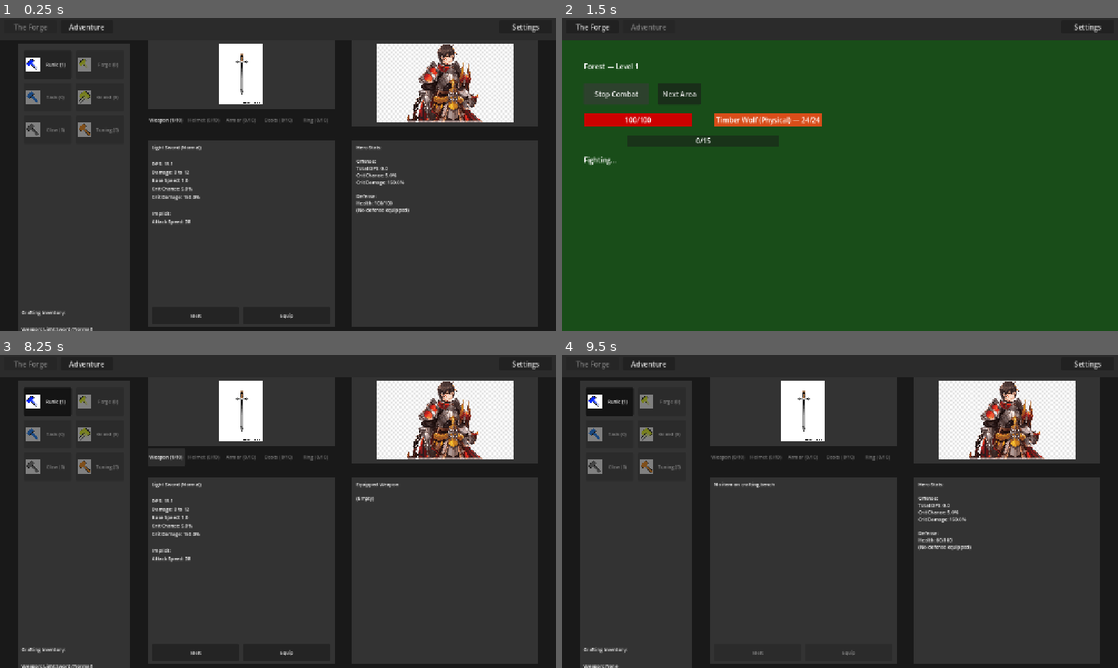
Above: before the commit, frames 1-4 (two rows, left to right).
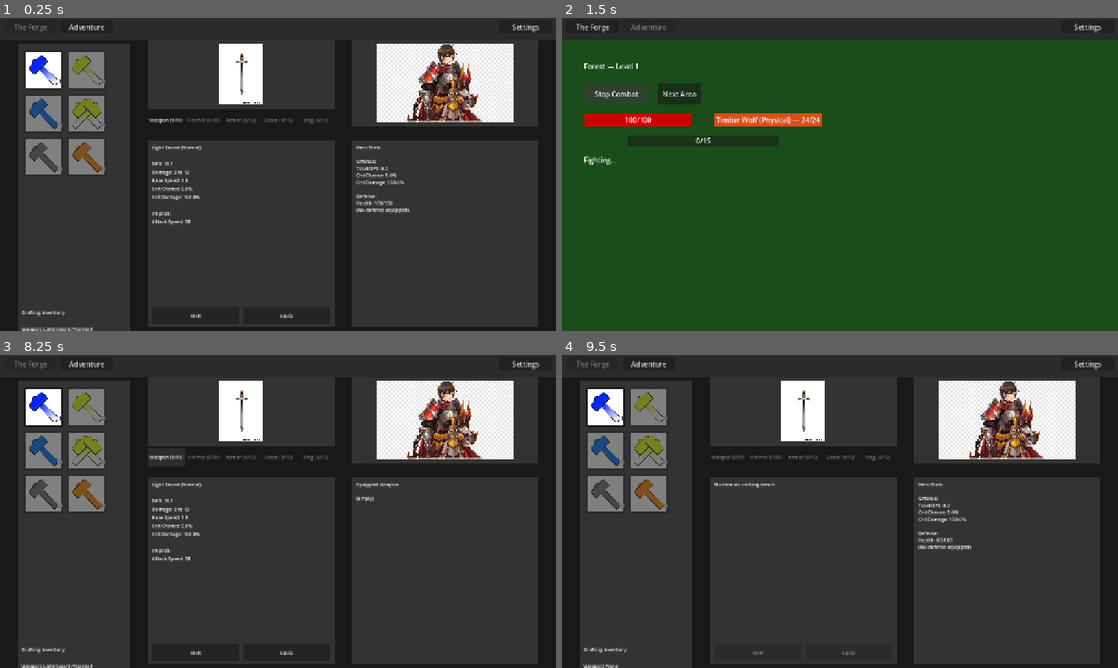
Above: after the commit, the same moments.

Repository: loginn/hammertime
Game: Godot game, scene res://scenes/main.tscn
The game is run twice, just before and just after one commit, with the same random seed, the same clock (stepped at 60 frames per second) and the same inputs.
Inputs:
- Up to frame 1 (0.25 s): no input
- Up to frame 2 (1.5 s): click "Adventure" at 0.5 s; click "Start Combat" at 1.25 s
- Up to frame 3 (8.25 s): click "Next Area" at 2 s; click "Next Area" at 2.75 s; click "The Forge" at 3.5 s; click "Adventure" at 4.25 s; click "Stop Combat" at 5 s; click "Start Combat" at 5.75 s; click "The Forge" at 6.5 s; click "Runic (1)" (after the commit: "1") at 7.25 s; click "Weapon (1/10)" at 8 s
- Up to frame 4 (9.5 s): click "Melt" at 8.75 s

The runs differ from the first frame. In frame 1, 4.1% of the frame differs, in the area x 4-22%, y 10-50%; in frame 2, nothing differs; in frame 3, 4.2%; in frame 4, 4.2%.

Commit message:
fix: icon-only hammer buttons matching wireframe design
Rework hammer sidebar to match Hero view wireframe:
- Square 90x90 icon-only buttons in 2-column grid
- Count overlay label (bottom-right, black text with white outline)
- Full hammer name + description shown on hover via tooltip
- Tag hammer buttons keep text (no icons yet)

Co-Authored-By: Claude Opus 4.6 <noreply@anthropic.com>

Diff:
--- a/scenes/forge_view.gd
+++ b/scenes/forge_view.gd
@@ -68,6 +68,21 @@
 var currently_hovered_type: String = ""
 var equip_hover_active: bool = false
 
+# Hammer tooltip descriptions (shown on hover)
+var hammer_descriptions: Dictionary = {
+	"runic": "Turns a normal item into a magic item\nwith 1-2 random mods.\nRequires: Normal rarity",
+	"forge": "Turns a normal item into a rare item\nwith 4-6 random mods.\nRequires: Normal rarity",
+	"tack": "Adds one random mod to a magic item.\nRequires: Magic rarity with room for mods",
+	"grand": "Adds one random mod to a rare item.\nRequires: Rare rarity with room for mods",
+	"claw": "Removes one random mod from an item.\nRequires: At least one mod",
+	"tuning": "Rerolls all mod values within their\ntier ranges.\nRequires: At least one mod",
+	"fire": "Turns a normal item into a rare item\nwith 4-6 random mods,\nguaranteeing at least one fire mod.\nRequires: Normal rarity, fire mods available",
+	"cold": "Turns a normal item into a rare item\nwith 4-6 random mods,\nguaranteeing at least one cold mod.\nRequires: Normal rarity, cold mods available",
+	"lightning": "Turns a normal item into a rare item\nwith 4-6 random mods,\nguaranteeing at least one lightning mod.\nRequires: Normal rarity, lightning mods available",
+	"defense": "Turns a normal item into a rare item\nwith 4-6 random mods,\nguaranteeing at least one defense mod.\nRequires: Normal rarity, defense mods available",
+	"physical": "Turns a normal item into a rare item\nwith 4-6 random mods,\nguaranteeing at least one physical mod.\nRequires: Normal rarity, physical mods available",
+}
+
 # Hammer icon textures
 var hammer_icons: Dictionary = {
 	"runic": preload("res://assets/runic_hammer.png"),
@@ -110,21 +125,6 @@
 	defense_hammer_btn.pressed.connect(_on_currency_selected.bind("defense"))
 	physical_hammer_btn.pressed.connect(_on_currency_selected.bind("physical"))
 
-	# Set hammer tooltips
-	runic_btn.tooltip_text = "Runic Hammer\nTurns a normal item into a magic item\nwith 1-2 random mods.\nRequires: Normal rarity"
-	forge_btn.tooltip_text = "Forge Hammer\nTurns a normal item into a rare item\nwith 4-6 random mods.\nRequires: Normal rarity"
-	tack_btn.tooltip_text = "Tack Hammer\nAdds one random mod to a magic item.\nRequires: Magic rarity with room for mods"
-	grand_btn.tooltip_text = "Grand Hammer\nAdds one random mod to a rare item.\nRequires: Rare rarity with room for mods"
-	claw_btn.tooltip_text = "Claw Hammer\nRemoves one random mod from an item.\nRequires: At least one mod"
-	tuning_btn.tooltip_text = "Tuning Hammer\nRerolls all mod values within their\ntier ranges.\nRequires: At least one mod"
-
-	# Set tag hammer tooltips
-	fire_hammer_btn.tooltip_text = "Fire Hammer\nTurns a normal item into a rare item\nwith 4-6 random mods,\nguaranteeing at least one fire mod.\nRequires: Normal rarity, fire mods available"
-	cold_hammer_btn.tooltip_text = "Cold Hammer\nTurns a normal item into a rare item\nwith 4-6 random mods,\nguaranteeing at least one cold mod.\nRequires: Normal rarity, cold mods available"
-	lightning_hammer_btn.tooltip_text = "Lightning Hammer\nTurns a normal item into a rare item\nwith 4-6 random mods,\nguaranteeing at least one lightning mod.\nRequires: Normal rarity, lightning mods available"
-	defense_hammer_btn.tooltip_text = "Defense Hammer\nTurns a normal item into a rare item\nwith 4-6 random mods,\nguaranteeing at least one defense mod.\nRequires: Normal rarity, defense mods available"
-	physical_hammer_btn.tooltip_text = "Physical Hammer\nTurns a normal item into a rare item\nwith 4-6 random mods,\nguaranteeing at least one physical mod.\nRequires: Normal rarity, physical mods available"
-
 	# Gate tag section on prestige and connect signals
 	_update_tag_section_visibility()
 	GameEvents.tag_currency_dropped.connect(_on_tag_currency_dropped)
@@ -308,10 +308,10 @@
 		# Disable button if no currency available
 		button.disabled = (count <= 0)
 
-		# Update button text with short name and count (drop " Hammer" — redundant in sidebar)
-		var short_name: String = currencies[currency_type].currency_name.replace(" Hammer", "")
-		button.text = short_name + " (" + str(count) + ")"
-		button.icon = hammer_icons.get(currency_type)
+		# Icon-only buttons: update count overlay label, full info on hover
+		var count_label: Label = button.get_node("CountLabel")
+		count_label.text = str(count)
+		button.tooltip_text = currencies[currency_type].currency_name + " (" + str(count) + ")\n" + hammer_descriptions[currency_type]
 
 	# If selected standard currency count is 0, deselect it
 	if selected_currency != null and selected_currency_type in standard_types:
@@ -328,9 +328,8 @@
 		var count: int = GameState.tag_currency_counts.get(tag_type, 0)
 		var button: Button = currency_buttons[tag_type]
 		button.disabled = (count <= 0)
-		var short_name: String = currencies[tag_type].currency_name.replace(" Hammer", "")
-		button.text = short_name + " (" + str(count) + ")"
-		button.icon = hammer_icons.get(tag_type, null)
+		button.text = currencies[tag_type].currency_name.replace(" Hammer", "") + " (" + str(count) + ")"
+		button.tooltip_text = currencies[tag_type].currency_name + " (" + str(count) + ")\n" + hammer_descriptions[tag_type]
 
 	# Deselect if selected tag currency is now 0
 	if selected_currency_type in ["fire", "cold", "lightning", "defense", "physical"]:
--- a/scenes/forge_view.tscn
+++ b/scenes/forge_view.tscn
@@ -30,133 +30,211 @@
 layout_mode = 0
 offset_left = 15.0
 offset_top = 15.0
-offset_right = 125.0
-offset_bottom = 80.0
-toggle_mode = true
-theme_override_font_sizes/font_size = 11
-text = "Runic (0)"
+offset_right = 105.0
+offset_bottom = 105.0
+toggle_mode = true
 icon = ExtResource("4_runic")
-icon_alignment = 0
-expand_icon = true
-theme_override_constants/icon_max_width = 32
+expand_icon = true
+
+[node name="CountLabel" type="Label" parent="HammerSidebar/RunicHammerBtn"]
+layout_mode = 0
+offset_left = 40.0
+offset_top = 62.0
+offset_right = 88.0
+offset_bottom = 82.0
+theme_override_font_sizes/font_size = 13
+theme_override_colors/font_color = Color(0, 0, 0, 1)
+theme_override_colors/font_outline_color = Color(1, 1, 1, 1)
+theme_override_constants/outline_size = 3
+horizontal_alignment = 2
+text = "0"
+mouse_filter = 2
 
 [node name="ForgeHammerBtn" type="Button" parent="HammerSidebar"]
 layout_mode = 0
-offset_left = 135.0
+offset_left = 115.0
 offset_top = 15.0
-offset_right = 245.0
-offset_bottom = 80.0
-toggle_mode = true
-theme_override_font_sizes/font_size = 11
-text = "Forge (0)"
+offset_right = 205.0
+offset_bottom = 105.0
+toggle_mode = true
 icon = ExtResource("5_forge")
-icon_alignment = 0
-expand_icon = true
-theme_override_constants/icon_max_width = 32
+expand_icon = true
+
+[node name="CountLabel" type="Label" parent="HammerSidebar/ForgeHammerBtn"]
+layout_mode = 0
+offset_left = 40.0
+offset_top = 62.0
+offset_right = 88.0
+offset_bottom = 82.0
+theme_override_font_sizes/font_size = 13
+theme_override_colors/font_color = Color(0, 0, 0, 1)
+theme_override_colors/font_outline_color = Color(1, 1, 1, 1)
+theme_override_constants/outline_size = 3
+horizontal_alignment = 2
+text = "0"
+mouse_filter = 2
 
 [node name="TackHammerBtn" type="Button" parent="HammerSidebar"]
 layout_mode = 0
 offset_left = 15.0
-offset_top = 90.0
-offset_right = 125.0
-offset_bottom = 155.0
-toggle_mode = true
-theme_override_font_sizes/font_size = 11
-text = "Tack (0)"
+offset_top = 115.0
+offset_right = 105.0
+offset_bottom = 205.0
+toggle_mode = true
 icon = ExtResource("6_tack")
-icon_alignment = 0
-expand_icon = true
-theme_override_constants/icon_max_width = 32
+expand_icon = true
+
+[node name="CountLabel" type="Label" parent="HammerSidebar/TackHammerBtn"]
+layout_mode = 0
+offset_left = 40.0
+offset_top = 62.0
+offset_right = 88.0
+offset_bottom = 82.0
+theme_override_font_sizes/font_size = 13
+theme_override_colors/font_color = Color(0, 0, 0, 1)
+theme_override_colors/font_outline_color = Color(1, 1, 1, 1)
+theme_override_constants/outline_size = 3
+horizontal_alignment = 2
+text = "0"
+mouse_filter = 2
 
 [node name="GrandHammerBtn" type="Button" parent="HammerSidebar"]
 layout_mode = 0
-offset_left = 135.0
-offset_top = 90.0
-offset_right = 245.0
-offset_bottom = 155.0
-toggle_mode = true
-theme_override_font_sizes/font_size = 11
-text = "Grand (0)"
+offset_left = 115.0
+offset_top = 115.0
+offset_right = 205.0
+offset_bottom = 205.0
+toggle_mode = true
 icon = ExtResource("7_grand")
-icon_alignment = 0
-expand_icon = true
-theme_override_constants/icon_max_width = 32
+expand_icon = true
+
+[node name="CountLabel" type="Label" parent="HammerSidebar/GrandHammerBtn"]
+layout_mode = 0
+offset_left = 40.0
+offset_top = 62.0
+offset_right = 88.0
+offset_bottom = 82.0
+theme_override_font_sizes/font_size = 13
+theme_override_colors/font_color = Color(0, 0, 0, 1)
+theme_override_colors/font_outline_color = Color(1, 1, 1, 1)
+theme_override_constants/outline_size = 3
+horizontal_alignment = 2
+text = "0"
+mouse_filter = 2
 
 [node name="ClawHammerBtn" type="Button" parent="HammerSidebar"]
 layout_mode = 0
 offset_left = 15.0
-offset_top = 165.0
-offset_right = 125.0
-offset_bottom = 230.0
-toggle_mode = true
-theme_override_font_sizes/font_size = 11
-text = "Claw (0)"
+offset_top = 215.0
+offset_right = 105.0
+offset_bottom = 305.0
+toggle_mode = true
 icon = ExtResource("8_claw")
-icon_alignment = 0
-expand_icon = true
-theme_override_constants/icon_max_width = 32
+expand_icon = true
+
+[node name="CountLabel" type="Label" parent="HammerSidebar/ClawHammerBtn"]
+layout_mode = 0
+offset_left = 40.0
+offset_top = 62.0
+offset_right = 88.0
+offset_bottom = 82.0
+theme_override_font_sizes/font_size = 13
+theme_override_colors/font_color = Color(0, 0, 0, 1)
+theme_override_colors/font_outline_color = Color(1, 1, 1, 1)
+theme_override_constants/outline_size = 3
+horizontal_alignment = 2
+text = "0"
+mouse_filter = 2
 
 [node name="TuningHammerBtn" type="Button" parent="HammerSidebar"]
 layout_mode = 0
-offset_left = 135.0
-offset_top = 165.0
-offset_right = 245.0
-offset_bottom = 230.0
-toggle_mode = true
-theme_override_font_sizes/font_size = 11
-text = "Tuning (0)"
+offset_left = 115.0
+offset_top = 215.0
+offset_right = 205.0
+offset_bottom = 305.0
+toggle_mode = true
 icon = ExtResource("9_tuning")
-icon_alignment = 0
-expand_icon = true
-theme_override_constants/icon_max_width = 32
-
-[node name="TagHammerSection" type="VBoxContainer" parent="HammerSidebar"]
+expand_icon = true
+
+[node name="CountLabel" type="Label" parent="HammerSidebar/TuningHammerBtn"]
+layout_mode = 0
+offset_left = 40.0
+offset_top = 62.0
+offset_right = 88.0
+offset_bottom = 82.0
+theme_override_font_sizes/font_size = 13
+theme_override_colors/font_color = Color(0, 0, 0, 1)
+theme_override_colors/font_outline_color = Color(1, 1, 1, 1)
+theme_override_constants/outline_size = 3
+horizontal_alignment = 2
+text = "0"
+mouse_filter = 2
+
+[node name="TagHammerSection" type="Control" parent="HammerSidebar"]
 layout_mode = 0
 offset_left = 15.0
-offset_top = 240.0
-offset_right = 245.0
+offset_top = 315.0
+offset_right = 205.0
 offset_bottom = 600.0
 visible = false
 
 [node name="TagHammerSeparator" type="ColorRect" parent="HammerSidebar/TagHammerSection"]
-layout_mode = 2
-custom_minimum_size = Vector2(0, 2)
+layout_mode = 0
+offset_left = 0.0
+offset_top = 0.0
+offset_right = 190.0
+offset_bottom = 2.0
 color = Color(0.5, 0.5, 0.5, 1)
 
 [node name="FireHammerBtn" type="Button" parent="HammerSidebar/TagHammerSection"]
-layout_mode = 2
-custom_minimum_size = Vector2(0, 55.0)
-toggle_mode = true
-theme_override_font_sizes/font_size = 11
+layout_mode = 0
+offset_left = 0.0
+offset_top = 12.0
+offset_right = 90.0
+offset_bottom = 102.0
+toggle_mode = true
 text = "Fire (0)"
+theme_override_font_sizes/font_size = 11
 
 [node name="ColdHammerBtn" type="Button" parent="HammerSidebar/TagHammerSection"]
-layout_mode = 2
-custom_minimum_size = Vector2(0, 55.0)
-toggle_mode = true
-theme_override_font_sizes/font_size = 11
+layout_mode = 0
+offset_left = 100.0
+offset_top = 12.0
+offset_right = 190.0
+offset_bottom = 102.0
+toggle_mode = true
 text = "Cold (0)"
+theme_override_font_sizes/font_size = 11
 
 [node name="LightningHammerBtn" type="Button" parent="HammerSidebar/TagHammerSection"]
-layout_mode = 2
-custom_minimum_size = Vector2(0, 55.0)
-toggle_mode = true
-theme_override_font_sizes/font_size = 11
-text = "Lightning (0)"
+layout_mode = 0
+offset_left = 0.0
+offset_top = 112.0
+offset_right = 90.0
+offset_bottom = 202.0
+toggle_mode = true
+text = "Lghtng (0)"
+theme_override_font_sizes/font_size = 11
 
 [node name="DefenseHammerBtn" type="Button" parent="HammerSidebar/TagHammerSection"]
-layout_mode = 2
-custom_minimum_size = Vector2(0, 55.0)
-toggle_mode = true
-theme_override_font_sizes/font_size = 11
+layout_mode = 0
+offset_left = 100.0
+offset_top = 112.0
+offset_right = 190.0
+offset_bottom = 202.0
+toggle_mode = true
 text = "Defense (0)"
+theme_override_font_sizes/font_size = 11
 
 [node name="PhysicalHammerBtn" type="Button" parent="HammerSidebar/TagHammerSection"]
-layout_mode = 2
-custom_minimum_size = Vector2(0, 55.0)
-toggle_mode = true
-theme_override_font_sizes/font_size = 11
+layout_mode = 0
+offset_left = 0.0
+offset_top = 212.0
+offset_right = 90.0
+offset_bottom = 302.0
+toggle_mode = true
 text = "Physical (0)"
+theme_override_font_sizes/font_size = 11
 
 [node name="InventoryLabel" type="Label" parent="."]
 layout_mode = 0
